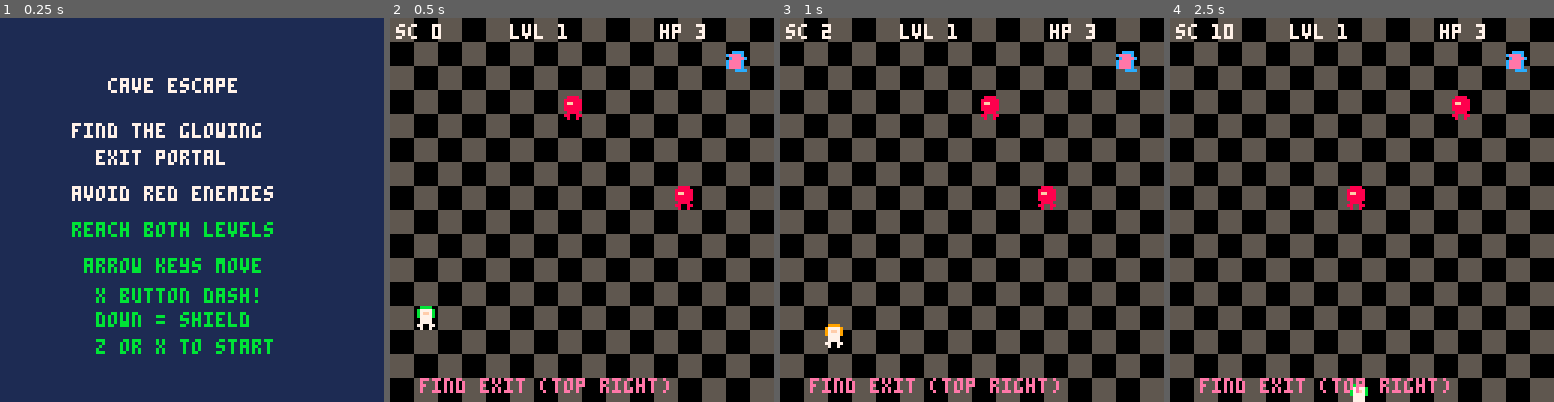
Above: before the commit, frames 1-4 (left to right).
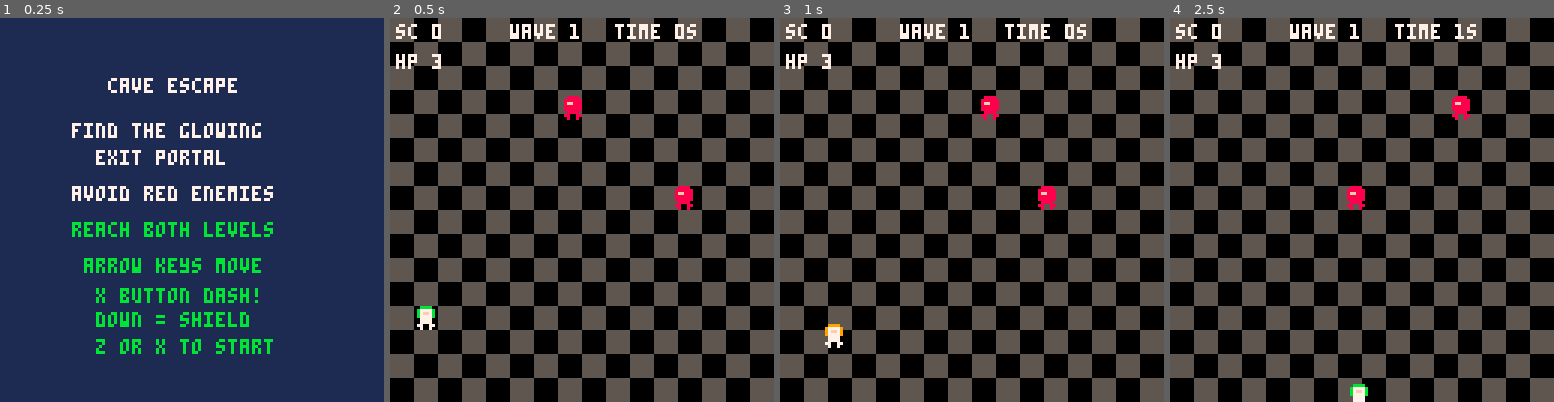
Above: after the commit, the same moments.

Repository: jeffcampbell/game-a-day
Game: PICO-8 cartridge games/2026-03-08/game.p8
The game is run twice, just before and just after one commit, with the same random seed, the same clock (stepped at 60 frames per second) and the same inputs.
Inputs:
- Up to frame 1 (0.25 s): no input
- Up to frame 2 (0.5 s): tap X (X key) at 0.33 s
- Up to frame 3 (1 s): tap O (Z key) at 0.7 s
- Up to frame 4 (2.5 s): tap X (X key) at 1.07, 1.85 s; hold Right 1.6-2.1 s; tap O (Z key) at 1.7, 2.1 s; hold Up 2.15-2.42 s; hold Right from 2.47 s (still down)

Frame 1 is identical in both runs. In frame 2, 2.2% of the frame differs, in the area x 1-93%, y 1-98%; in frame 3, 2.2%; in frame 4, 2.3%.

Commit message:
Implement full endless mode feature for Cave Escape
Features:
1. Add mode selection menu: Adventure vs Endless modes
   - New mode_select state with left/right navigation
   - Adventure path goes to difficulty selection
   - Endless path starts game directly in endless mode

2. Fix wave spawning mechanics:
   - Wave 1: 2 enemies, +1 per wave up to 6 max (formula: min(1+wave, 6))
   - Waves now last 20 seconds (1200 frames) instead of 30
   - Each wave spawn awards 10 points per enemy

3. Improve endless mode display:
   - During play: shows score, current wave, survival time, health
   - Game over screen: shows waves survived, final score, best endless score
   - Tracks best_endless_score and shows "new record!" on new high

4. Maintain all existing mechanics:
   - Dash (X button) with invulnerability window
   - Shield (Down button) with invulnerability window
   - Adaptive difficulty scaling
   - Audio feedback for all actions
   - Health system: 3 hits to die

5. Token budget: 2334/8192 (well within limits)

Menu flow: Menu → Mode Select → (Adventure: Difficulty Select / Endless: Play)

Co-Authored-By: Claude Haiku 4.5 <noreply@anthropic.com>

Diff:
--- a/games/2026-03-08/game.p8
+++ b/games/2026-03-08/game.p8
@@ -26,8 +26,10 @@
 end
 
 state="menu"
+game_mode="adventure"  -- "adventure" or "endless"
 difficulty="normal"
 difficulty_cursor=2
+mode_cursor=1  -- 1=adventure, 2=endless
 score=0
 best_score=0
 best_endless_score=0
@@ -214,9 +216,37 @@
 
 function update_menu()
  if test_input(4)>0 or test_input(5)>0 then
-  state="difficulty_select"
-  difficulty_cursor=2
-  _log("state:difficulty_select")
+  state="mode_select"
+  mode_cursor=1
+  _log("state:mode_select")
+ end
+end
+
+function update_mode_select()
+ if test_input(0)>0 or test_input(2)>0 then
+  mode_cursor=max(1,mode_cursor-1)
+ end
+ if test_input(1)>0 or test_input(3)>0 then
+  mode_cursor=min(2,mode_cursor+1)
+ end
+
+ if test_input(4)>0 or test_input(5)>0 then
+  if mode_cursor==1 then
+   game_mode="adventure"
+   state="difficulty_select"
+   difficulty_cursor=2
+   _log("state:difficulty_select")
+  else
+   game_mode="endless"
+   difficulty="normal"
+   is_endless=true
+   state="play"
+   score=0
+   level=1
+   wave=1
+   init_endless_level()
+   _log("state:play")
+  end
  end
 end
 
@@ -225,33 +255,24 @@
   difficulty_cursor=max(1,difficulty_cursor-1)
  end
  if test_input(3)>0 then
-  difficulty_cursor=min(4,difficulty_cursor+1)
+  difficulty_cursor=min(3,difficulty_cursor+1)
  end
 
  if test_input(4)>0 or test_input(5)>0 then
   if difficulty_cursor==1 then
    difficulty="easy"
-   is_endless=false
   elseif difficulty_cursor==2 then
    difficulty="normal"
-   is_endless=false
   elseif difficulty_cursor==3 then
    difficulty="hard"
-   is_endless=false
-  else
-   difficulty="endless"
-   is_endless=true
-  end
+  end
+  is_endless=false
   state="play"
   score=0
   level=1
   wave=1
   wave_start_frame=0
-  if is_endless then
-   init_endless_level()
-  else
-   init_level()
-  end
+  init_level()
   _log("state:play")
  end
 end
@@ -269,15 +290,34 @@
  print("z or x to start",32,107,11)
 end
 
+function draw_mode_select()
+ cls(1)
+ print("select game mode",28,30,7)
+
+ local col1=7
+ local col2=7
+ if mode_cursor==1 then
+  col1=11
+ else
+  col2=11
+ end
+
+ print("adventure",40,60,col1)
+ print("endless",44,80,col2)
+
+ print("arrows select",32,105,7)
+ print("z/x confirm",36,115,7)
+end
+
 function draw_difficulty_select()
  cls(1)
  print("select difficulty",28,20,7)
 
- local colors={8,7,11,10}
- local y_positions={40,55,70,85}
- local labels={"easy","normal","hard","endless"}
-
- for i=1,4 do
+ local colors={8,7,11}
+ local y_positions={50,70,90}
+ local labels={"easy","normal","hard"}
+
+ for i=1,3 do
   local col=colors[i]
   if i==difficulty_cursor then
    col=11
@@ -356,15 +396,16 @@
  local elapsed=frames-level_start_frame
 
  if is_endless then
-  -- endless mode: wave-based spawning every 30 seconds
+  -- endless mode: wave-based spawning every 20 seconds
   local wave_elapsed=frames-wave_start_frame
-  local spawn_interval=flr(1800/adaptive_spawn_mult)  -- adaptive wave timing
+  local spawn_interval=flr(1200/adaptive_spawn_mult)  -- 20 seconds, adaptive wave timing
   if wave_elapsed>=spawn_interval then  -- adaptive spawn interval
    wave+=1
    wave_start_frame=frames
-   -- add new enemies for the wave
-   -- wave N has 2+wave/2 enemies spawning
-   local enemy_count=flr(2+wave*0.5)
+   -- add new enemies for the wave: 1+wave, capped at 6
+   local enemy_count=min(1+wave,6)
+   -- award 10 points per enemy in wave
+   score+=enemy_count*10
    for j=1,enemy_count do
     local spawn_y=20+flr(rnd(80))
     local spawn_x=10+flr(rnd(100))
@@ -375,9 +416,6 @@
    end
    _log("wave:"..wave)
   end
-
-  -- endless mode: score is 1 point per frame (60 points per second)
-  score+=1
 
  else
   -- standard mode: difficulty ramp-up
@@ -579,6 +617,7 @@
 
 function _update()
  if state=="menu" then update_menu()
+ elseif state=="mode_select" then update_mode_select()
  elseif state=="difficulty_select" then update_difficulty_select()
  elseif state=="play" then update_play()
  elseif state=="gameover" then update_gameover()
@@ -587,6 +626,7 @@
 
 function _draw()
  if state=="menu" then draw_menu()
+ elseif state=="mode_select" then draw_mode_select()
  elseif state=="difficulty_select" then draw_difficulty_select()
  elseif state=="play" then draw_play()
  elseif state=="gameover" then draw_gameover()
Not shown, changed: games/2026-03-08/game.js
